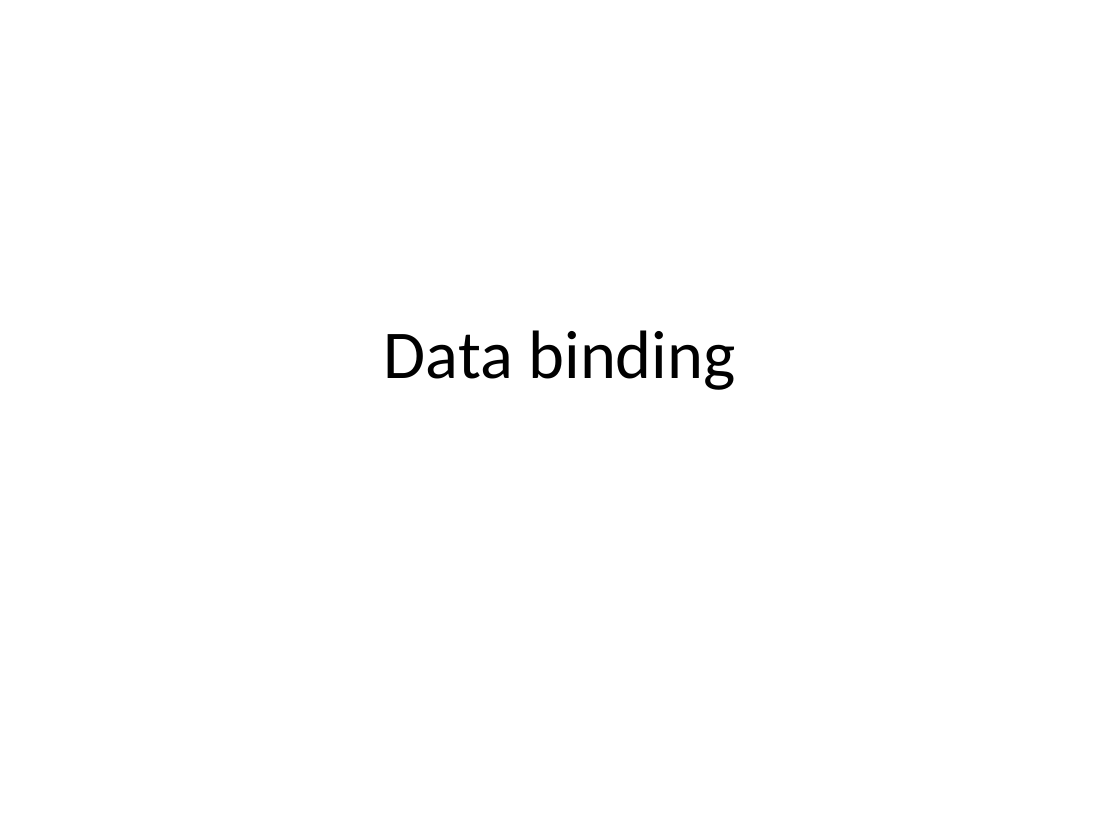
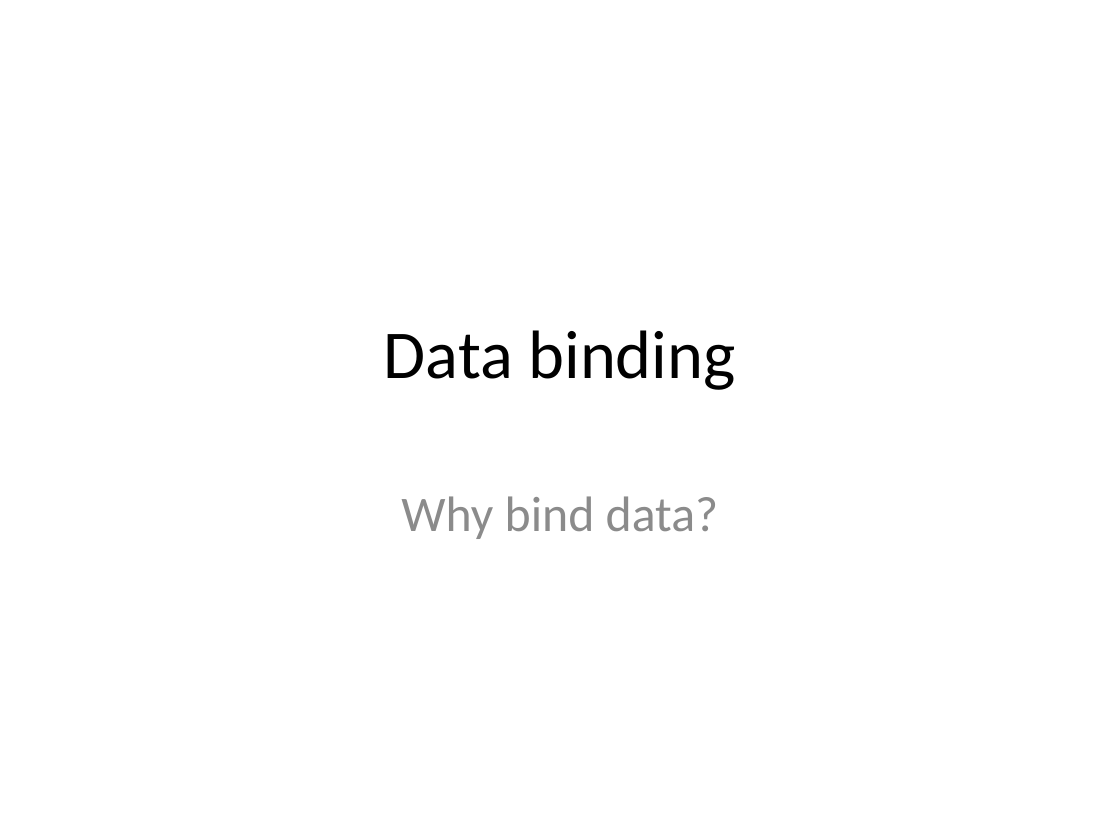
Before and after one commit to dejanvasic85/js-presentation, a slide deck: slide 1 of Michael/DataBinding/data binding.pptx. Drawn at 1120x840 pixels with LibreOffice and Linux fonts; fonts in the diff are those of the drawing. Boxes give left, top, right and bottom in pixels: in the first picture for what was removed or moved away, otherwise in the second. Text is boxed around its words. In the diff, an @@ line names an element or a change of style, - is before the commit and + after.

```diff
--- a/Michael/DataBinding/data binding.pptx
+++ b/Michael/DataBinding/data binding.pptx
@@ subtitle added at [401, 496, 719, 539], 32 pt, text #8C8C8C @@
+Why bind data?
```
Also in this commit, not shown: 52 other files.
